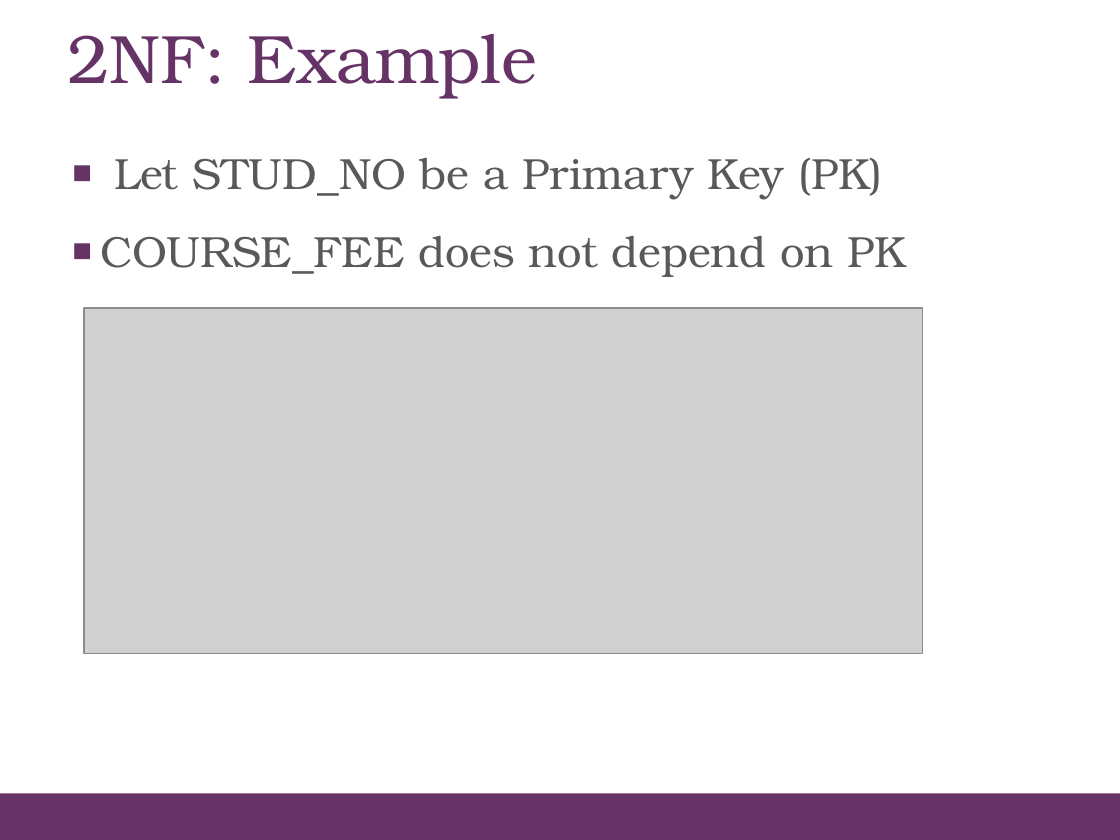
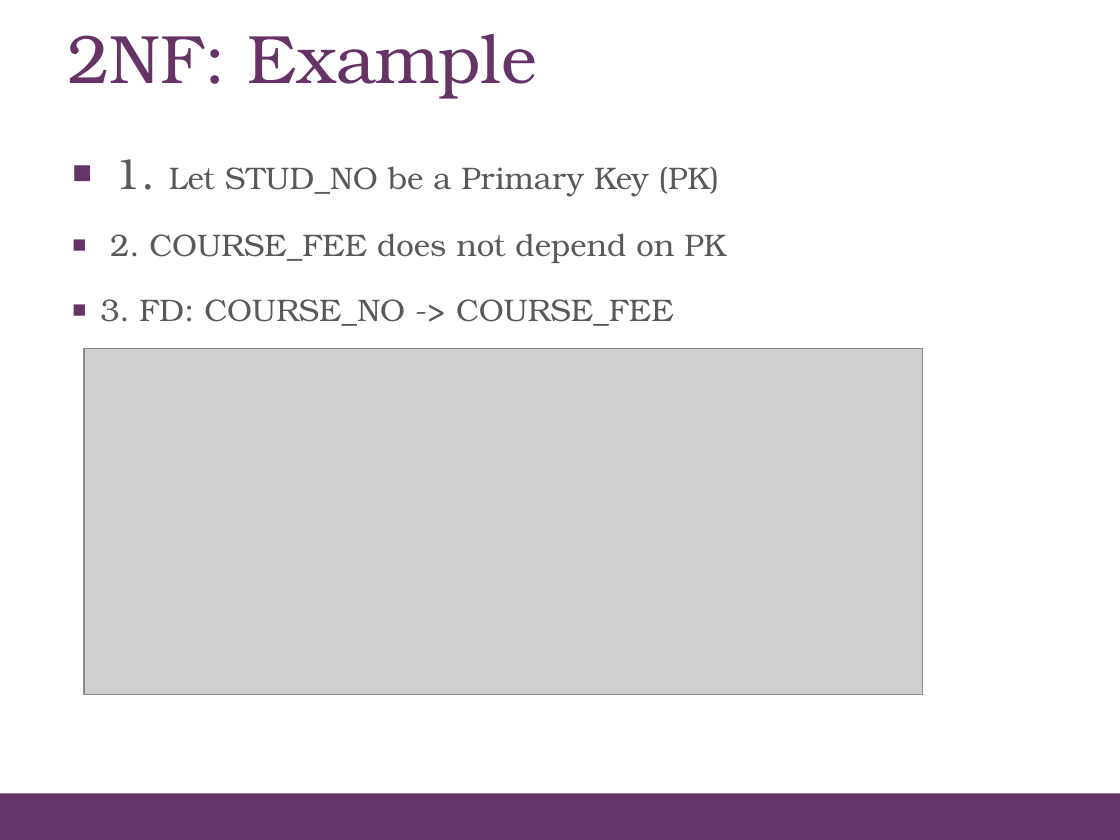
Before and after one commit to mahmoudparsian/data-warehousing-and-business-intelligence, a slide deck: slide 54 of resources/class_lectures/week_04_Data_Modeling_and_Dimensional_modeling/week_04_normalization_class_presentation_slides_108.pptx. Drawn at 1120x840 pixels with LibreOffice and Linux fonts; fonts in the diff are those of the drawing; grey boxes stand for pictures. Boxes give left, top, right and bottom in pixels: in the first picture for what was removed or moved away, otherwise in the second. Text is boxed around its words. In the diff, an @@ line names an element or a change of style, - is before the commit and + after.

```diff
--- a/resources/class_lectures/week_04_Data_Modeling_and_Dimensional_modeling/week_04_normalization_class_presentation_slides_108.pptx
+++ b/resources/class_lectures/week_04_Data_Modeling_and_Dimensional_modeling/week_04_normalization_class_presentation_slides_108.pptx
@@ text at box(100, 159, 726, 326): text changed; size 28 to 20 pt @@
-■ Let STUD_NO be a Primary Key (PK)
-■ COURSE_FEE does not depend on PK
+■ 1. Let STUD_NO be a Primary Key (PK)
+■ 2. COURSE_FEE does not depend on PK
+■ 3. FD: COURSE_NO -> COURSE_FEE
@@ picture: place and size @@
-picture at box(84, 308, 923, 653)
+picture at box(84, 349, 923, 694)
```
Also in this commit, not shown: 2 other slides changed.
